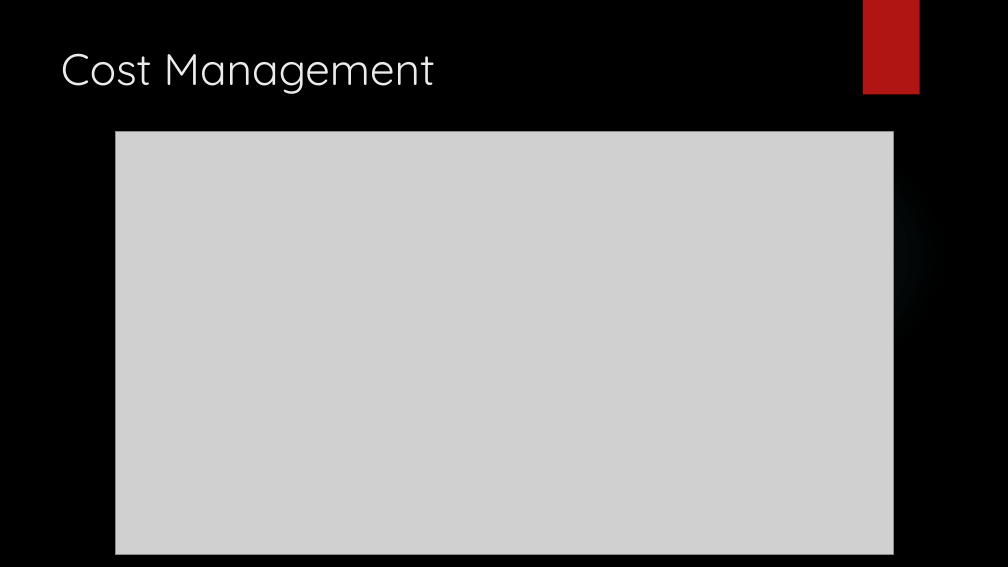
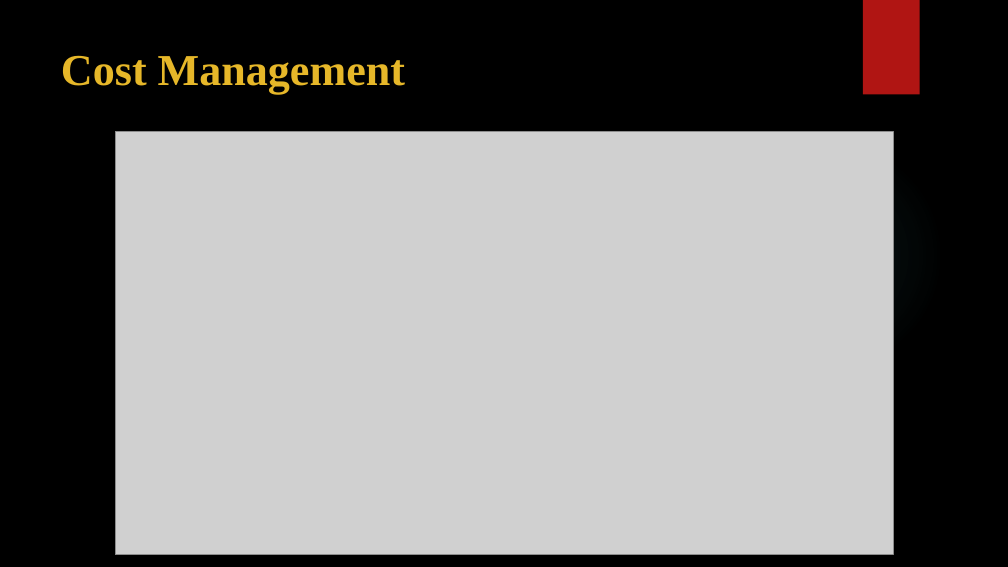
Before and after one commit to sowmyathogiti/Healthify, a slide deck: slide 7 of Healthify-NWMSU.pptx (slide 6 before the commit). Drawn at 1008x567 pixels with LibreOffice and Linux fonts; fonts in the diff are those of the drawing; grey boxes stand for pictures; background and template pictures are left out. Boxes give left, top, right and bottom in pixels: in the first picture for what was removed or moved away, otherwise in the second. Text is boxed around its words. In the diff, an @@ line names an element or a change of style, - is before the commit and + after.

```diff
--- a/Healthify-NWMSU.pptx
+++ b/Healthify-NWMSU.pptx
@@ title "Cost Management" at <box>61,55,405,94</box>: font Quicksand to Times New Roman, text colour #EBEBEB to #E6B729, bold on @@
```
Also in this commit, not shown: 7 other slides changed, 1 slide added.
